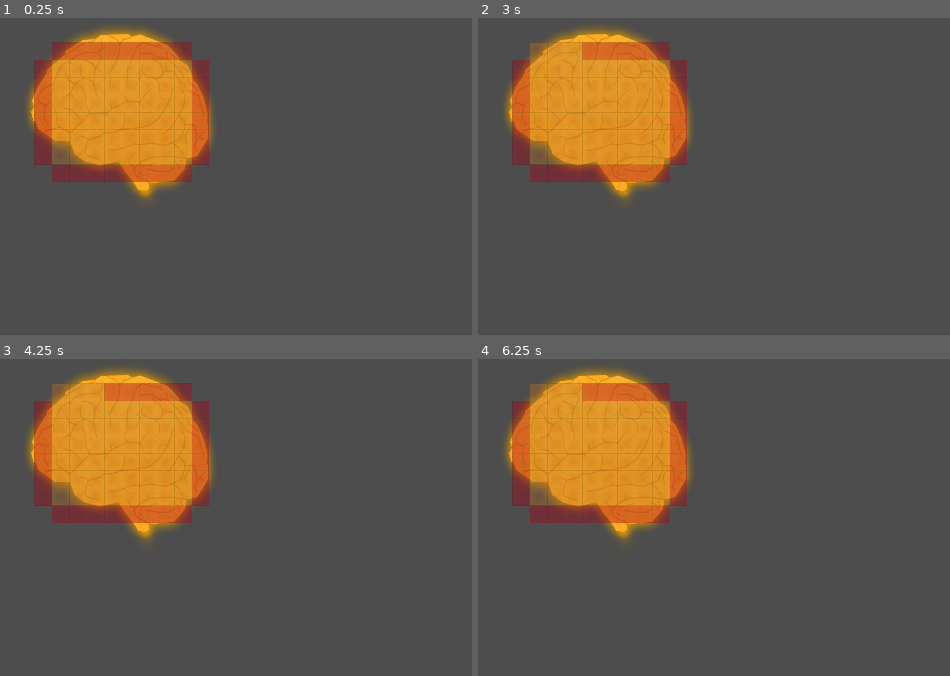
Above: before the commit, frames 1-4 (two rows, left to right).
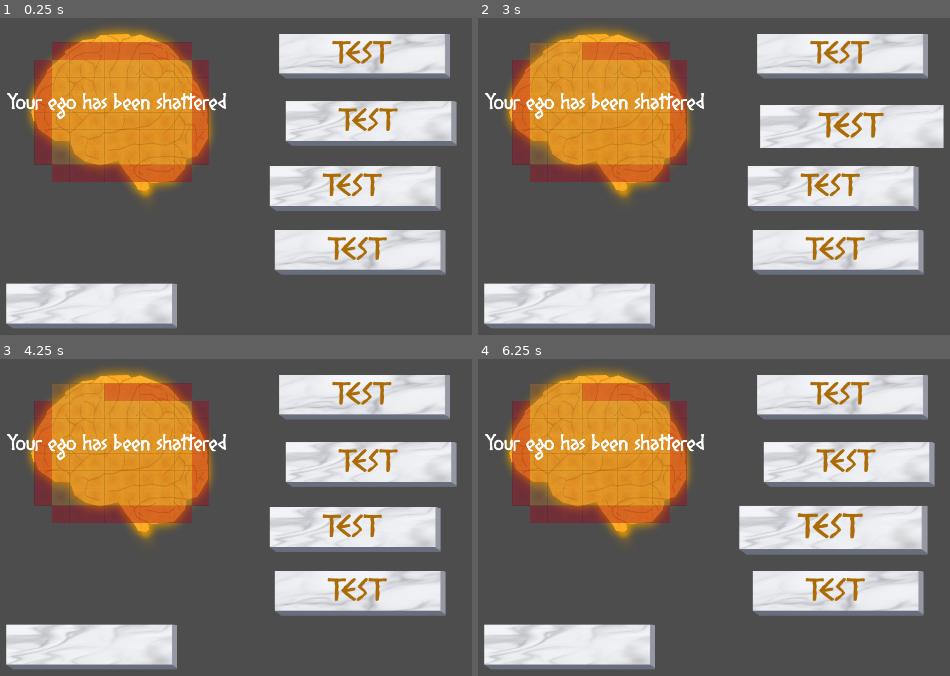
Above: after the commit, the same moments.

Repository: hulien22/ldjam54
Game: Godot game, scene res://scenes/braintesting.tscn
Same seed, same stepped clock (60 frames per second), same inputs: the game is played once before the commit and once after it. This scene is started directly instead of the project's main scene.
Inputs (mouse positions are in pixels of both pictures, inside the frame that each line leads up to):
- Up to frame 1 (0.25 s): no input
- Up to frame 2 (3 s): click (539, 49) at 0.52 s; click (558, 49) at 1.27 s; click (572, 49) at 2.02 s; tap Enter at 2.75 s; move the mouse to (770, 106) at 2.77 s; tap Backspace (keybspace) at 2.85 s; click (770, 106) at 2.92 s
- Up to frame 3 (4.25 s): tap Space at 3.5 s; drag from (outside the picture) to (75, 558) at 3.52 s
- Up to frame 4 (6.25 s): tap Enter at 4.25, 5.75 s; move the mouse to (676, 371) at 4.27 s; tap Backspace (keybspace) at 4.35, 5.85 s; click (676, 371) at 4.42 s; tap Space at 5 s; drag from (553, 558) to (outside the picture) at 5.02 s; move the mouse to (832, 536) at 5.77 s; click (832, 536) at 5.92 s

The runs differ from the first frame. In frame 1, 27% of the frame differs, in the area x 1-97%, y 5-98%; in frame 2, 27%; in frame 3, 27%; in frame 4, 28%.
Error in both runs: Invalid call. Nonexistent function 'on_upgrade' in base 'Nil'. (res://scripts/Brain.gd:159)

Commit message:
marble button

Diff:
--- /dev/null
+++ b/scenes/GameOver.tscn
@@ -0,0 +1,42 @@
+[gd_scene load_steps=4 format=3 uid="uid://ciqlc0hn0m0uf"]
+
+[ext_resource type="FontFile" uid="uid://cshv7yax3y1kc" path="res://fonts/DIOGENES.ttf" id="1_pm781"]
+
+[sub_resource type="LabelSettings" id="LabelSettings_6odfe"]
+font = ExtResource("1_pm781")
+font_size = 100
+
+[sub_resource type="LabelSettings" id="LabelSettings_rbwbl"]
+font = ExtResource("1_pm781")
+font_size = 48
+
+[node name="scene" type="Node2D"]
+
+[node name="Label" type="Label" parent="."]
+offset_left = 35.0
+offset_top = 23.0
+offset_right = 1885.0
+offset_bottom = 92.0
+text = "~ GAME OVER ~"
+label_settings = SubResource("LabelSettings_6odfe")
+horizontal_alignment = 1
+vertical_alignment = 1
+autowrap_mode = 3
+
+[node name="Label2" type="Label" parent="."]
+offset_left = 35.0
+offset_top = 370.0
+offset_right = 1885.0
+offset_bottom = 530.0
+text = "Your ego has been shattered"
+label_settings = SubResource("LabelSettings_rbwbl")
+horizontal_alignment = 1
+vertical_alignment = 1
+autowrap_mode = 3
+
+[node name="Button" type="Button" parent="."]
+offset_left = 851.0
+offset_top = 860.0
+offset_right = 1061.0
+offset_bottom = 974.0
+text = "Main Menu"
--- a/scenes/braintesting.tscn
+++ b/scenes/braintesting.tscn
@@ -1,6 +1,13 @@
-[gd_scene load_steps=2 format=3 uid="uid://cl5583scn3tew"]
+[gd_scene load_steps=6 format=3 uid="uid://cl5583scn3tew"]
 
 [ext_resource type="PackedScene" uid="uid://bcagiv8ky6l6c" path="res://scenes/Brain.tscn" id="1_y0332"]
+[ext_resource type="Texture2D" uid="uid://dvr3xhw1dxudh" path="res://art/Marble Tiles/Tile_A.png" id="2_q2pxy"]
+[ext_resource type="FontFile" uid="uid://cshv7yax3y1kc" path="res://fonts/DIOGENES.ttf" id="3_k1uyk"]
+[ext_resource type="PackedScene" uid="uid://c7krcwyoak4cs" path="res://scenes/marblebutton.tscn" id="4_xg0i1"]
+
+[sub_resource type="LabelSettings" id="LabelSettings_3qwxl"]
+font = ExtResource("3_k1uyk")
+font_size = 48
 
 [node name="braintesting" type="Node2D"]
 
@@ -10,3 +17,43 @@
 starting_size = Vector2(8, 6)
 starting_offset = Vector2(4, 5)
 state_ = 1
+
+[node name="NinePatchRect" type="NinePatchRect" parent="."]
+visible = false
+offset_right = 15.0
+offset_bottom = 15.0
+texture = ExtResource("2_q2pxy")
+region_rect = Rect2(20, 20, 540, 540)
+
+[node name="Label2" type="Label" parent="."]
+offset_left = 35.0
+offset_top = 400.0
+offset_right = 1885.0
+offset_bottom = 560.0
+text = "Your ego has been shattered"
+label_settings = SubResource("LabelSettings_3qwxl")
+horizontal_alignment = 1
+vertical_alignment = 1
+autowrap_mode = 3
+
+[node name="NinePatchRect2" type="NinePatchRect" parent="."]
+offset_left = 695.0
+offset_top = 913.0
+offset_right = 1106.0
+offset_bottom = 1024.0
+texture = ExtResource("2_q2pxy")
+region_rect = Rect2(20, 20, 540, 540)
+patch_margin_right = 12
+patch_margin_bottom = 15
+
+[node name="marblebutton" parent="." instance=ExtResource("4_xg0i1")]
+position = Vector2(1539, 829)
+
+[node name="marblebutton2" parent="." instance=ExtResource("4_xg0i1")]
+position = Vector2(1527, 676)
+
+[node name="marblebutton3" parent="." instance=ExtResource("4_xg0i1")]
+position = Vector2(1565, 519)
+
+[node name="marblebutton4" parent="." instance=ExtResource("4_xg0i1")]
+position = Vector2(1550, 357)
--- a/scenes/main.tscn
+++ b/scenes/main.tscn
@@ -12,6 +12,7 @@
 [ext_resource type="PackedScene" uid="uid://cim8agmfowbt3" path="res://scenes/PlainScene.tscn" id="9_d7rch"]
 [ext_resource type="PackedScene" uid="uid://bdwqktdp0bssu" path="res://scenes/BrainPreview.tscn" id="10_aulcq"]
 [ext_resource type="PackedScene" uid="uid://bcagiv8ky6l6c" path="res://scenes/Brain.tscn" id="10_m2vja"]
+[ext_resource type="PackedScene" uid="uid://ciqlc0hn0m0uf" path="res://scenes/GameOver.tscn" id="11_2kgep"]
 [ext_resource type="Texture2D" uid="uid://caiiw0boachdi" path="res://art/icon.svg" id="11_a2eth"]
 [ext_resource type="Texture2D" uid="uid://opa8x4rqg2qi" path="res://art/Backgrounds/Main_BG.png" id="11_ft7ik"]
 [ext_resource type="FontFile" uid="uid://cshv7yax3y1kc" path="res://fonts/DIOGENES.ttf" id="12_t31cu"]
@@ -31,6 +32,7 @@
 forge_scene = ExtResource("8_3set1")
 plain_scene = ExtResource("9_d7rch")
 brain_preview_scene = ExtResource("10_aulcq")
+game_over_scene = ExtResource("11_2kgep")
 
 [node name="MainBg" type="Sprite2D" parent="."]
 z_index = -999
--- /dev/null
+++ b/scenes/marblebutton.tscn
@@ -0,0 +1,62 @@
+[gd_scene load_steps=9 format=3 uid="uid://c7krcwyoak4cs"]
+
+[ext_resource type="Script" path="res://scripts/marblebutton.gd" id="1_p0kjh"]
+[ext_resource type="Texture2D" uid="uid://dvr3xhw1dxudh" path="res://art/Marble Tiles/Tile_A.png" id="2_hsnhx"]
+[ext_resource type="Texture2D" uid="uid://fw13gobd7410" path="res://art/Marble Tiles/Tile_B.png" id="3_iobwh"]
+[ext_resource type="FontFile" uid="uid://cshv7yax3y1kc" path="res://fonts/DIOGENES.ttf" id="3_rwhif"]
+[ext_resource type="Texture2D" uid="uid://u7e3excshgvm" path="res://art/Marble Tiles/Tile_C.png" id="4_fy81s"]
+[ext_resource type="Texture2D" uid="uid://bhspf74f3tm0y" path="res://art/Marble Tiles/Tile_D.png" id="5_233sy"]
+[ext_resource type="Texture2D" uid="uid://xw55xkow1kd1" path="res://art/Marble Tiles/Tile_E.png" id="6_3mx51"]
+
+[sub_resource type="LabelSettings" id="LabelSettings_brhd8"]
+font = ExtResource("3_rwhif")
+font_size = 68
+font_color = Color(0.670588, 0.423529, 0.0313726, 1)
+
+[node name="marblebutton" type="Node2D"]
+script = ExtResource("1_p0kjh")
+tile_sprites = Array[Resource]([ExtResource("2_hsnhx"), ExtResource("3_iobwh"), ExtResource("4_fy81s"), ExtResource("5_233sy"), ExtResource("6_3mx51")])
+
+[node name="Node2D" type="Node2D" parent="."]
+
+[node name="NinePatchRect2" type="NinePatchRect" parent="Node2D"]
+offset_left = -199.0
+offset_top = -45.0
+offset_right = 212.0
+offset_bottom = 66.0
+texture = ExtResource("2_hsnhx")
+region_rect = Rect2(20, 20, 540, 540)
+patch_margin_right = 12
+patch_margin_bottom = 15
+
+[node name="NinePatchRect3" type="NinePatchRect" parent="Node2D"]
+visible = false
+offset_left = -188.0
+offset_top = -33.0
+offset_right = 223.0
+offset_bottom = 78.0
+scale = Vector2(0.973076, 0.859437)
+texture = ExtResource("2_hsnhx")
+region_rect = Rect2(20, 20, 520, 520)
+
+[node name="Label" type="Label" parent="Node2D"]
+offset_left = -200.0
+offset_top = -45.0
+offset_right = 199.0
+offset_bottom = 50.0
+text = "TEST"
+label_settings = SubResource("LabelSettings_brhd8")
+horizontal_alignment = 1
+vertical_alignment = 1
+
+[node name="Button" type="Button" parent="Node2D"]
+modulate = Color(1, 1, 1, 0)
+offset_left = -199.0
+offset_top = -45.0
+offset_right = 213.0
+offset_bottom = 62.0
+
+[connection signal="button_down" from="Node2D/Button" to="." method="_on_button_button_down"]
+[connection signal="button_up" from="Node2D/Button" to="." method="_on_button_button_up"]
+[connection signal="mouse_entered" from="Node2D/Button" to="." method="_on_button_mouse_entered"]
+[connection signal="mouse_exited" from="Node2D/Button" to="." method="_on_button_mouse_exited"]
--- a/scripts/main.gd
+++ b/scripts/main.gd
@@ -9,6 +9,7 @@
 @export var forge_scene: PackedScene
 @export var plain_scene: PackedScene
 @export var brain_preview_scene: PackedScene
+@export var game_over_scene: PackedScene
 
 enum GameSceneState {
 	PREVIEW_MAP,
@@ -24,6 +25,7 @@
 var brain_preview
 var current_node
 var on_boss
+var health:int = 5;
 
 func _ready():
 	on_boss = false
@@ -35,6 +37,7 @@
 	brain_preview = brain_preview_scene.instantiate()
 	$UI/MapBtn/Button.pressed.connect(self.show_map_preview);
 	$UI/BrainBtn/Button.pressed.connect(self.show_brain_preview);
+	update_health(0);
 	show_first_level()
 
 #TODO convert to an actual scene
@@ -262,3 +265,20 @@
 		GameSceneState.PREVIEW_MAP:
 			$UI/BrainBtn/Button.disabled = true;
 			$UI/BrainBtn.hide();
+
+func update_health(add: int):
+	health = clamp(health+add, 0, 5);
+	#update the health ui
+	$UI/Ego/Label.text = str(health);
+	if health == 0:
+		#GAME OVER
+		var node = game_over_scene.instantiate();
+		$SceneHolder.remove_child(current_node);
+		current_node.queue_free();
+		$SceneHolder.remove_child(map);
+		$SceneHolder.add_child(node);
+		current_node = node;
+		$UI/BrainBtn/Button.disabled = false;
+		$UI/BrainBtn.show();
+		$UI/MapBtn/Button.disabled = false;
+		$UI/MapBtn.show();
--- /dev/null
+++ b/scripts/marblebutton.gd
@@ -0,0 +1,35 @@
+extends Node2D
+
+signal on_pressed();
+
+@export var tile_sprites:Array[Resource];
+@export var scale_increase_on_hover:float = 1.1;
+@export var text:String = "TEST";
+
+func _ready():
+	set_text(text);
+	var res = tile_sprites[Global.rng.randi() % tile_sprites.size()];
+	$Node2D/NinePatchRect2.texture = res;
+	$Node2D/NinePatchRect3.texture = res;
+
+func set_text(t:String):
+	text = t;
+	$Node2D/Label.text = text;
+
+func _on_button_button_down():
+	$Node2D/NinePatchRect2.hide()
+	$Node2D/NinePatchRect3.show()
+	$Node2D/Label.position += $Node2D/NinePatchRect3.position - $Node2D/NinePatchRect2.position;
+
+
+func _on_button_button_up():
+	$Node2D/NinePatchRect3.hide()
+	$Node2D/NinePatchRect2.show()
+	$Node2D/Label.position -= $Node2D/NinePatchRect3.position - $Node2D/NinePatchRect2.position;
+
+
+func _on_button_mouse_entered():
+	$Node2D.scale = Vector2.ONE * scale_increase_on_hover
+
+func _on_button_mouse_exited():
+	$Node2D.scale = Vector2.ONE
Not shown: 1 places in scenes/main.tscn that only renumber resources
